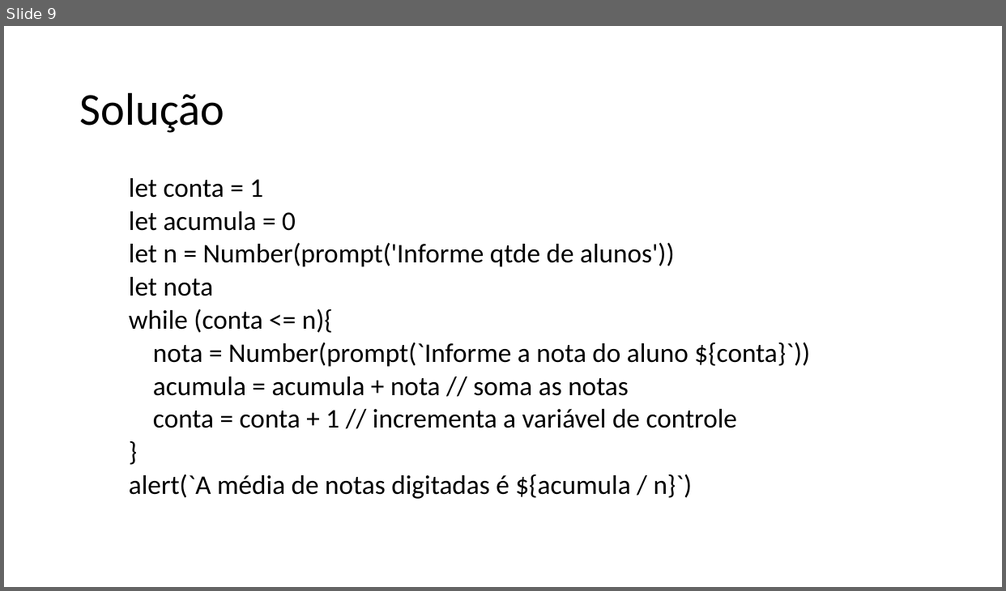
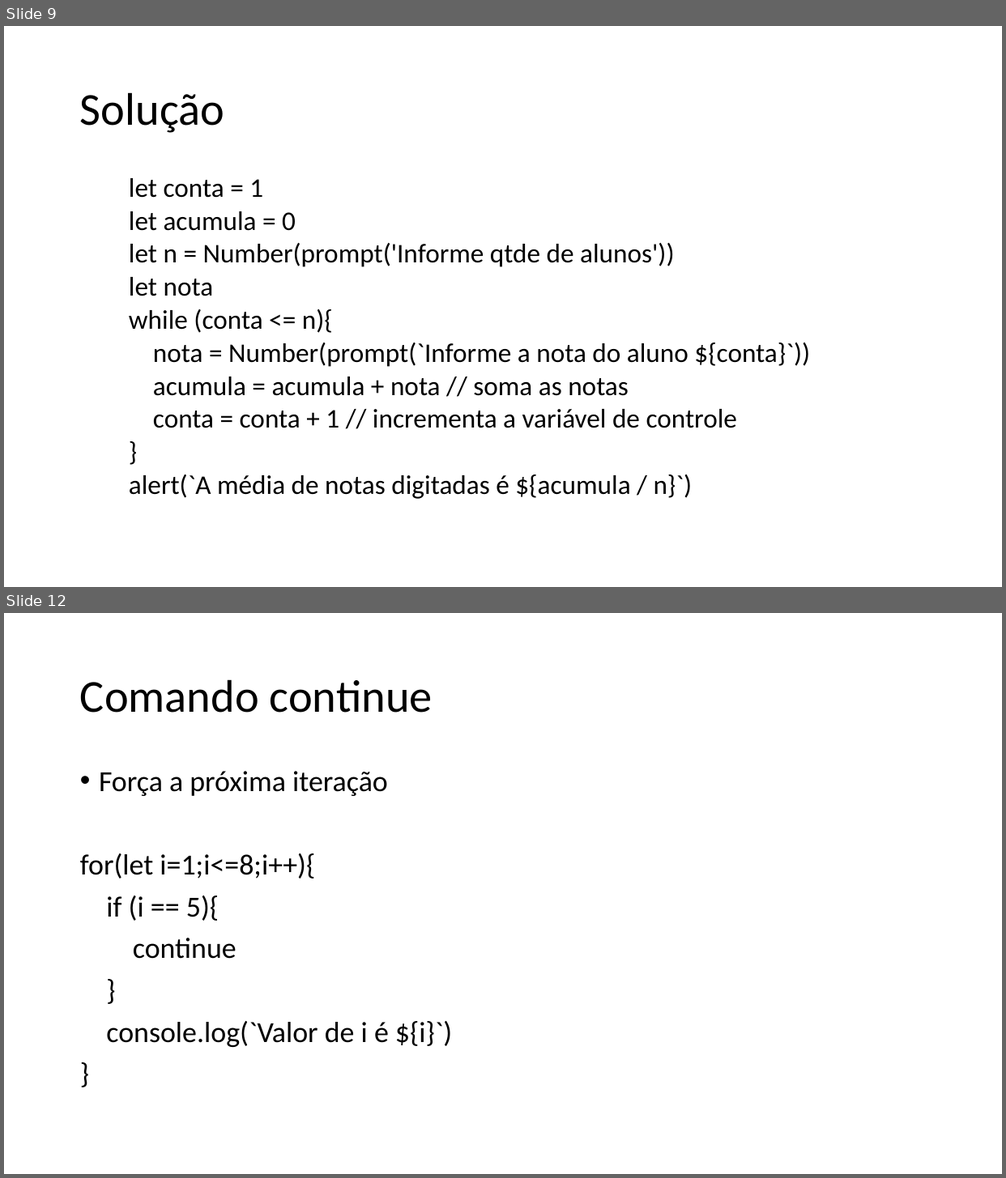
Before and after one commit to dfpires/lingprog-20242, a slide deck: slides/Estrutura de Repetição em Java Script.pptx. Shown one above the other, each under a label of ours: slide 9 before the commit, slides 9 and 12 after it; the slides between them are not shown. The pictures are 1006x591 and 1006x1178 pixels, drawn with LibreOffice and Linux fonts; fonts in the diff are those of the drawing. Boxes give left, top, right and bottom in pixels: in the first picture for what was removed or moved away, otherwise in the second. Text is boxed around its words. In the diff, an @@ line names an element or a change of style, - is before the commit and + after.

```diff
--- a/slides/Estrutura de Repetição em Java Script.pptx
+++ b/slides/Estrutura de Repetição em Java Script.pptx
@@ slide 12 added at <box>4,613,1002,1174</box>, background #FFFFFF @@
@@ title added at <box>80,679,432,713</box>, 44 pt, text #000000 @@
+Comando continue
@@ text added at <box>80,771,452,1047</box>, 28 pt, text #000000 @@
+• Força a próxima iteração
+for(let i=1;i<=8;i++){
+if (i == 5){
+continue
+}
+console.log(`Valor de i é ${i}`)
+}
```
Also in this commit, not shown: 3 other slides added.
